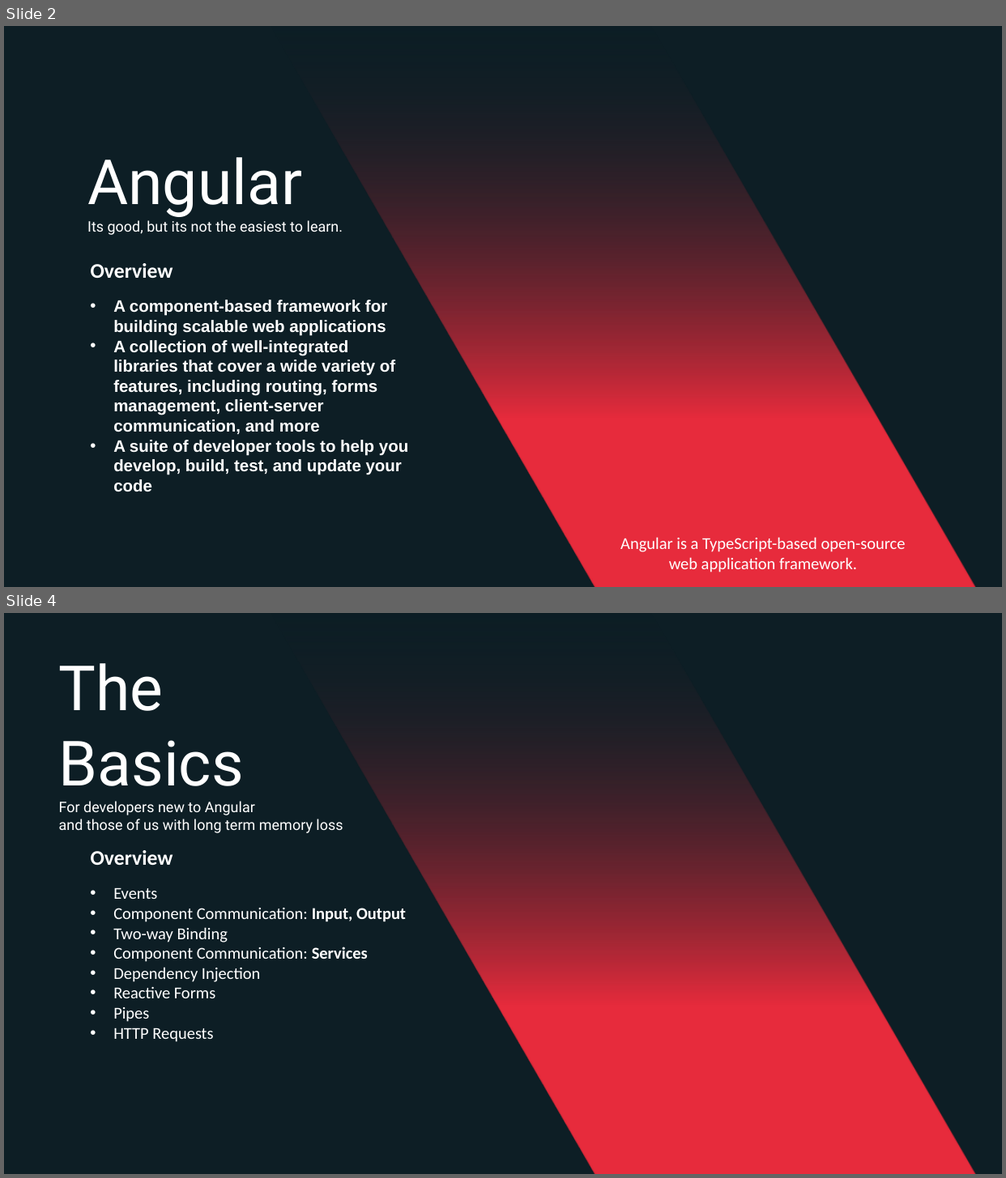
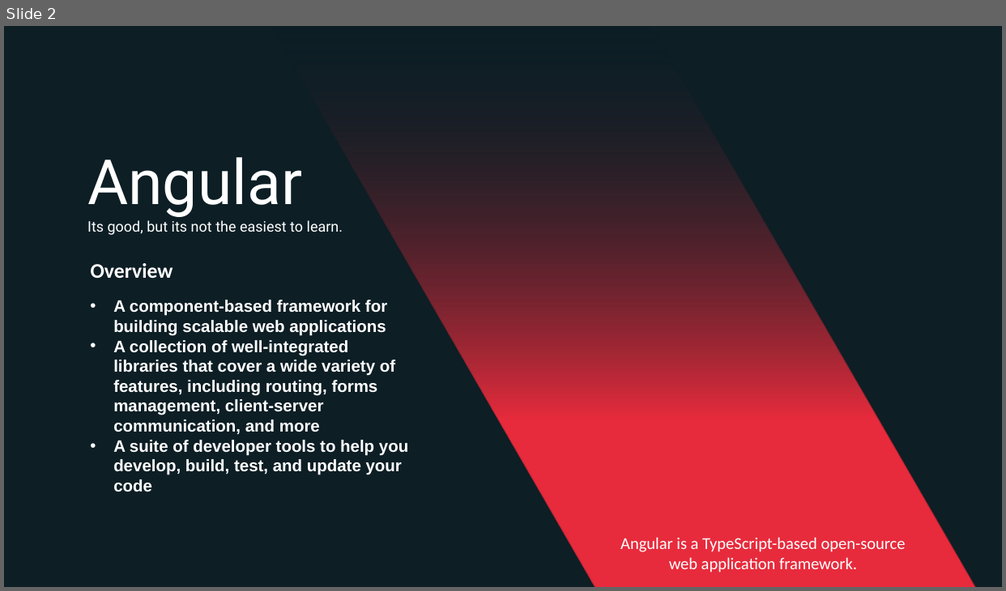
Before and after one commit to EliasKokkinos/Angular-Tutorials, a slide deck: documentation/Presentations/Angular the Basics.pptx. Shown one above the other, each under a label of ours: slides 2 and 4 before the commit, slide 2 after it; the slides between them are not shown. The pictures are 1006x1178 and 1006x591 pixels, drawn with LibreOffice and Linux fonts; fonts in the diff are those of the drawing. Boxes give left, top, right and bottom in pixels: in the first picture for what was removed or moved away, otherwise in the second. Text is boxed around its words. In the diff, an @@ line names an element or a change of style, - is before the commit and + after.

```diff
--- a/documentation/Presentations/Angular the Basics.pptx
+++ b/documentation/Presentations/Angular the Basics.pptx
@@ slide 4 removed at bbox=[4, 613, 1002, 1174], background #FFFFFF; not listed: 1 template element that a slide beside it also shows @@
@@ freeform shape removed at bbox=[270, 613, 976, 1174] @@
@@ text removed at bbox=[59, 663, 343, 833] @@
-The
-Basics
-For developers new to Angular
-and those of us with long term memory loss
@@ text removed at bbox=[91, 850, 173, 865] @@
-Overview
@@ text removed at bbox=[113, 888, 406, 1042] @@
-• Events
-• Component Communication: Input, Output
-• Two-way Binding
-• Component Communication: Services
-• Dependency Injection
-• Reactive Forms
-• Pipes
-• HTTP Requests
```
Also in this commit, not shown: 5 slides added, 1 other slide removed, 7 other files.
